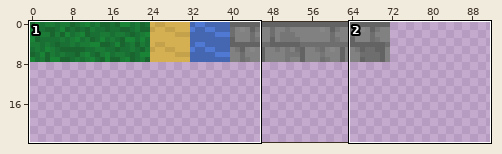
Sprite sheet -- Client/Assets/tiles/tileset.png. Above, an overview of the earlier version with the close-up marked.
Close-up. Before the commit:
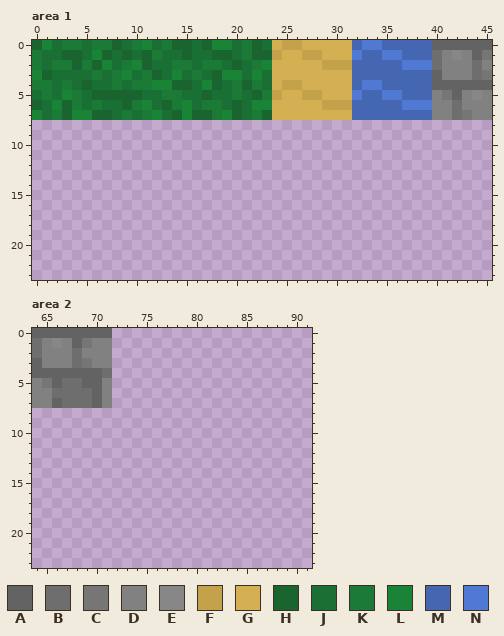
The file is 256x256 pixels. Colours within 5 levels of each other are drawn and written as one. Shown: area 1: x 0..45, y 0..23; area 2: x 64..91, y 0..23. The wide view leaves out empty margins.
Palette (. is transparent): A #636363  B #6e6e6e  C #767676  D #818181  E #878787  F #c4a24c  G #d4b053  H #1a652f  J #1a6f34  K #1a7a36  L #1a8436  M #4567b2  N #5079d3
After the commit:
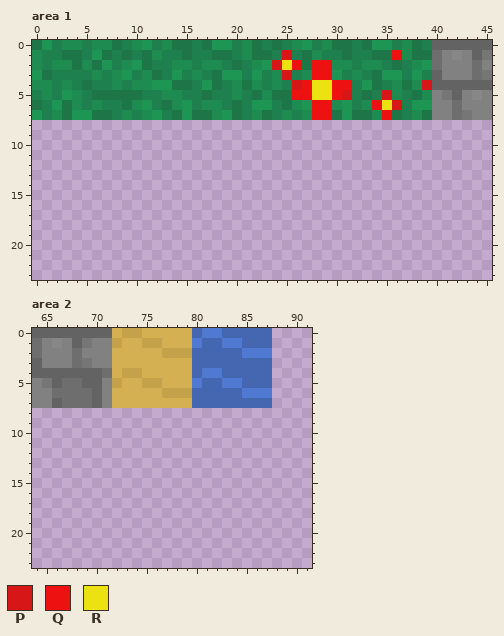
Colours new in this view: P #d71717  Q #ed1111  R #ede211
Difference:
colour H: #1a652f -> #1e7547
colour J: #1a6f34 -> #1e804e
colour K: #1a7a36 -> #1e8b51
colour L: #1a8436 -> #1d9553
Area 1:
y 0: x 24..39 GFFGGGGGMNNMMMMM -> HJKLJKHHJHLLJKHJ
y 1: x 24..39 FGGFFGGGNMMNNMMM -> JPJHKJJHJJHHQKHH
y 2: x 24..39 GGGGGFFFMMMMMNNN -> PRQHQQKKJKKJHJKL
y 3: x 24..39 GGGGGGGGMMMMMMMM -> KPJKQQLJKJHLLJLJ
y 4: x 24..39 GFFGGGGGMNNMMMMM -> KJPQRRQQJLHJKHKP
y 5: x 24..39 FGGFFGGGNMMNNMMM -> HHQQRRQPJHJPKJHK
y 6: x 24..39 GGGGGFFFMMMMMNNN -> JHKLQQKLJKQRPJLL
y 7: x 24..39 GGGGGGGGMMMMMMMM -> JKJKQQHLHHKQHJKH
Area 2:
y 0: x 72..87 ................ -> GFFGGGGGMNNMMMMM
y 1: x 72..87 ................ -> FGGFFGGGNMMNNMMM
y 2: x 72..87 ................ -> GGGGGFFFMMMMMNNN
y 3: x 72..87 ................ -> GGGGGGGGMMMMMMMM
y 4: x 72..87 ................ -> GFFGGGGGMNNMMMMM
y 5: x 72..87 ................ -> FGGFFGGGNMMNNMMM
y 6: x 72..87 ................ -> GGGGGFFFMMMMMNNN
y 7: x 72..87 ................ -> GGGGGGGGMMMMMMMM
Where, in picture pixels (left, top, right, bottom), the same in both close-ups:
changed: (32, 40, 432, 120)
added: (112, 328, 272, 408)
